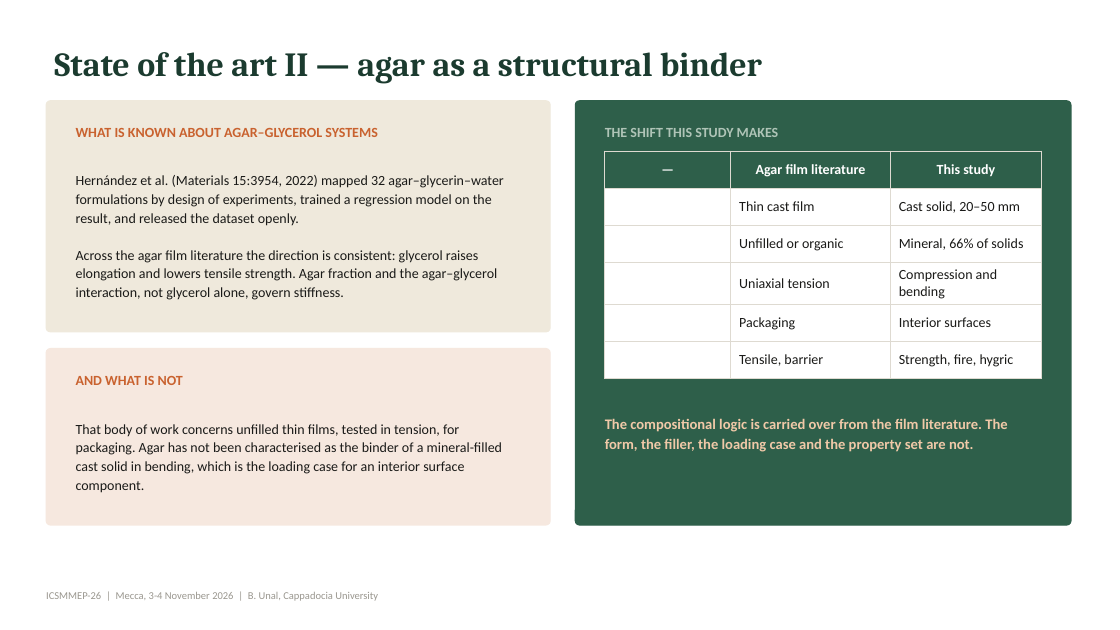
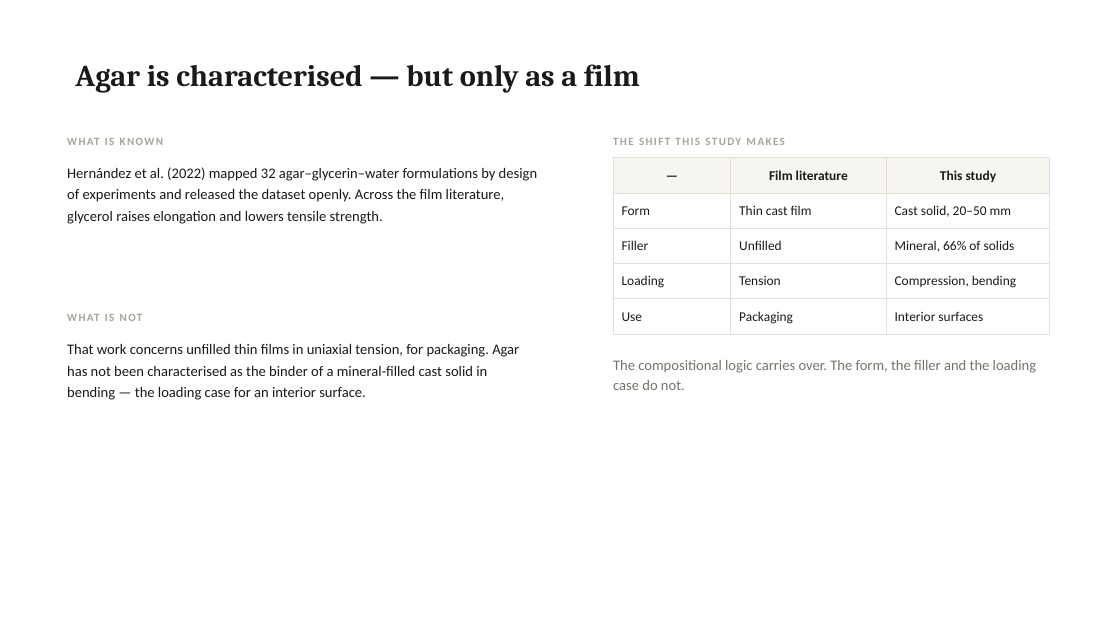
Before and after one commit to bunal91/sanat-ve-mekan, a slide deck: slide 3 of konferans-bildirisi/06-sunum/ICSMMEP26_Presentation_Unal.pptx. Drawn at 1120x630 pixels with LibreOffice and Linux fonts; fonts in the diff are those of the drawing. Boxes give left, top, right and bottom in pixels: in the first picture for what was removed or moved away, otherwise in the second. Text is boxed around its words. In the diff, an @@ line names an element or a change of style, - is before the commit and + after.

```diff
--- a/konferans-bildirisi/06-sunum/ICSMMEP26_Presentation_Unal.pptx
+++ b/konferans-bildirisi/06-sunum/ICSMMEP26_Presentation_Unal.pptx
@@ title at [75, 64, 640, 92]: text changed; size 29 to 26 pt; text colour #1B3B2F to #1A1A18 @@
-State of the art II — agar as a structural binder
+Agar is characterised — but only as a film
@@ rounded rectangle removed at [46, 101, 550, 332] @@
@@ rounded rectangle removed at [576, 101, 1071, 525] @@
@@ text at [76, 128, 377, 137]: text changed; size 12 to 9.5 pt; text colour #C9622F to #A8A49B @@
-WHAT IS KNOWN ABOUT AGAR–GLYCEROL SYSTEMS
+WHAT IS KNOWN
@@ text "THE SHIFT THIS STUDY MAKES": place and size @@
-text "THE SHIFT THIS STUDY MAKES" at [605, 128, 779, 137]
+text "THE SHIFT THIS STUDY MAKES" at [613, 130, 1050, 152]
@@ text "THE SHIFT THIS STUDY MAKES" at [613, 130, 1050, 152]: size 12 to 9.5 pt, text colour #AFC4B7 to #A8A49B, letter spacing 0 to 1.2 pt @@
@@ text at [67, 167, 537, 224]: text changed; size 12 to 12.5 pt @@
-Hernández et al. (Materials 15:3954, 2022) mapped 32 agar–glycerin–water formulations by design of experiments, trained a regression model on the result, and released the dataset openly.
-Across the agar film literature the direction is consistent: glycerol raises elongation and lowers tensile strength. Agar fraction and the agar–glycerol interaction, not glycerol alone, govern stiffness.
+Hernández et al. (2022) mapped 32 agar–glycerin–water formulations by design of experiments and released the dataset openly. Across the film literature, glycerol raises elongation and lowers tensile strength.
@@ table at [613, 158, 1050, 328] @@
-row 1, column 2: Agar film literature
+row 1, column 2: Film literature
-row 3: Filler | Unfilled or organic | Mineral, 66% of solids
-row 4: Loading | Uniaxial tension | Compression and bending
-row 5: Application | Packaging | Interior surfaces
-row 6: Property set | Tensile, barrier | Strength, fire, hygric
+row 3: Filler | Unfilled | Mineral, 66% of solids
+row 4: Loading | Tension | Compression, bending
+row 5: Use | Packaging | Interior surfaces
@@ table: place and size @@
-table at [605, 151, 1042, 456]
+table at [613, 158, 1050, 328]
@@ rounded rectangle removed at [46, 349, 550, 525] @@
@@ text at [67, 344, 519, 400]: text changed; size 12 to 12.5 pt @@
-That body of work concerns unfilled thin films, tested in tension, for packaging. Agar has not been characterised as the binder of a mineral-filled cast solid in bending, which is the loading case for an interior surface component.
+That work concerns unfilled thin films in uniaxial tension, for packaging. Agar has not been characterised as the binder of a mineral-filled cast solid in bending — the loading case for an interior surface.
@@ vertical alignment middle to top in 3 elements at [67, 344, 519, 400], [67, 167, 537, 224], [613, 360, 1036, 390] @@
@@ text at [76, 376, 183, 385]: text changed; size 12 to 9.5 pt; text colour #C9622F to #A8A49B @@
-AND WHAT IS NOT
+WHAT IS NOT
@@ text at [613, 360, 1036, 390]: text changed; text colour #F0C9A8 to #77736B; bold off @@
-The compositional logic is carried over from the film literature. The form, the filler, the loading case and the property set are not.
+The compositional logic carries over. The form, the filler and the loading case do not.
@@ text removed at [46, 592, 378, 601] @@
-ICSMMEP-26 | Mecca, 3-4 November 2026 | B. Unal, Cappadocia University
```
Also in this commit, not shown: 22 other slides changed, 4 other files.
